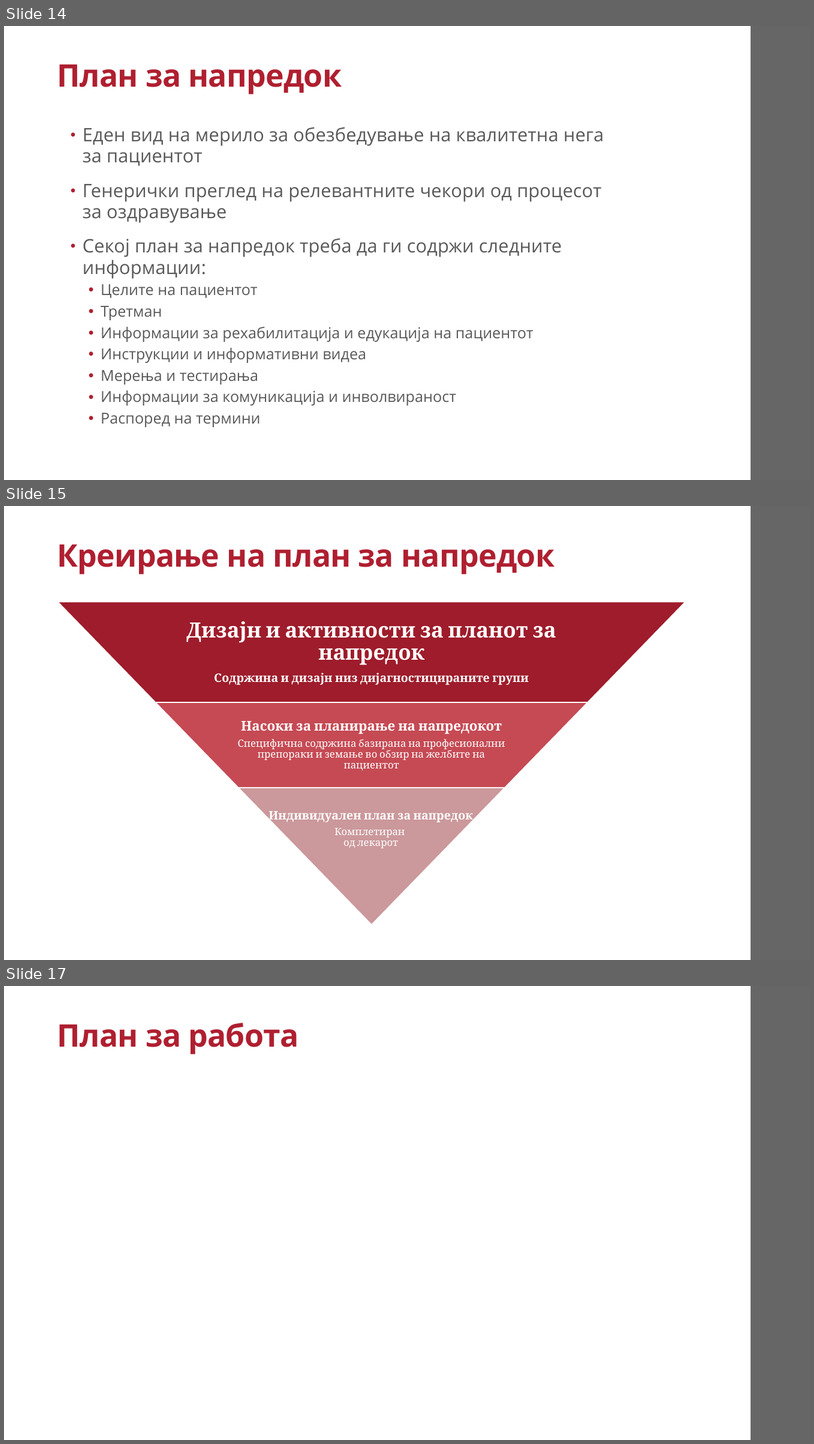
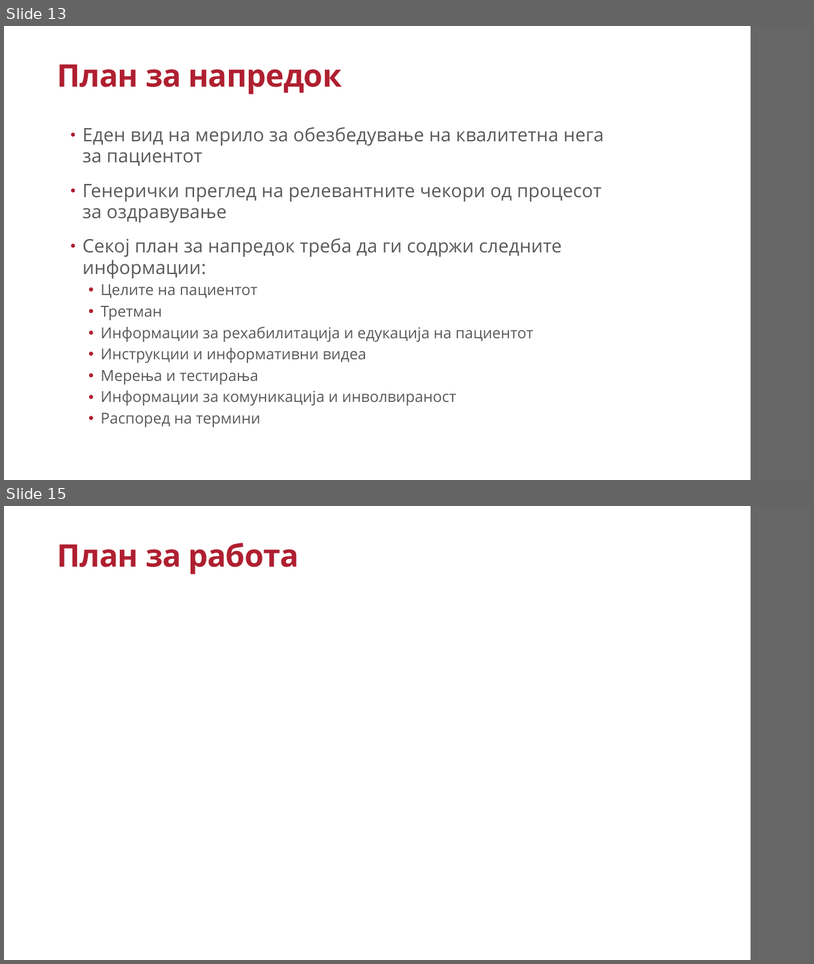
Before and after one commit to AlenDosev/Master, a slide deck: Masters.pptx. Shown one above the other, each under a label of ours: slides 14, 15 and 17 before the commit, slides 13 and 15 after it; the slides between them are not shown. The pictures are 814x1444 and 814x964 pixels, drawn with LibreOffice and Linux fonts; fonts in the diff are those of the drawing; background and template pictures are left out. Boxes give left, top, right and bottom in pixels: in the first picture for what was removed or moved away, otherwise in the second. Text is boxed around its words. In the diff, an @@ line names an element or a change of style, - is before the commit and + after.

```diff
--- a/Masters.pptx
+++ b/Masters.pptx
@@ slide 15 removed at box(4, 506, 810, 960), background #FFFFFF; not listed: 1 template element that a slide beside it also shows @@
@@ title removed at box(57, 544, 555, 574) @@
-Креирање на план за напредок
@@ group removed at box(58, 601, 686, 924): 3 trapezoids, 3 texts @@
-Дизајн и активности за планот за напредок
-Содржина и дизајн низ дијагностицираните групи
-Насоки за планирање на напредокот
-Специфична содржина базирана на професионални препораки и земање во обзир на желбите на пациентот
-Индивидуален план за напредок
-Комплетиран
-од лекарот
@@ what was slide 14 is now slide 13 @@
@@ what was slide 17 is now slide 15 @@
```
Also in this commit, not shown: 5 slides changed, 3 other slides removed, 1 other file.
